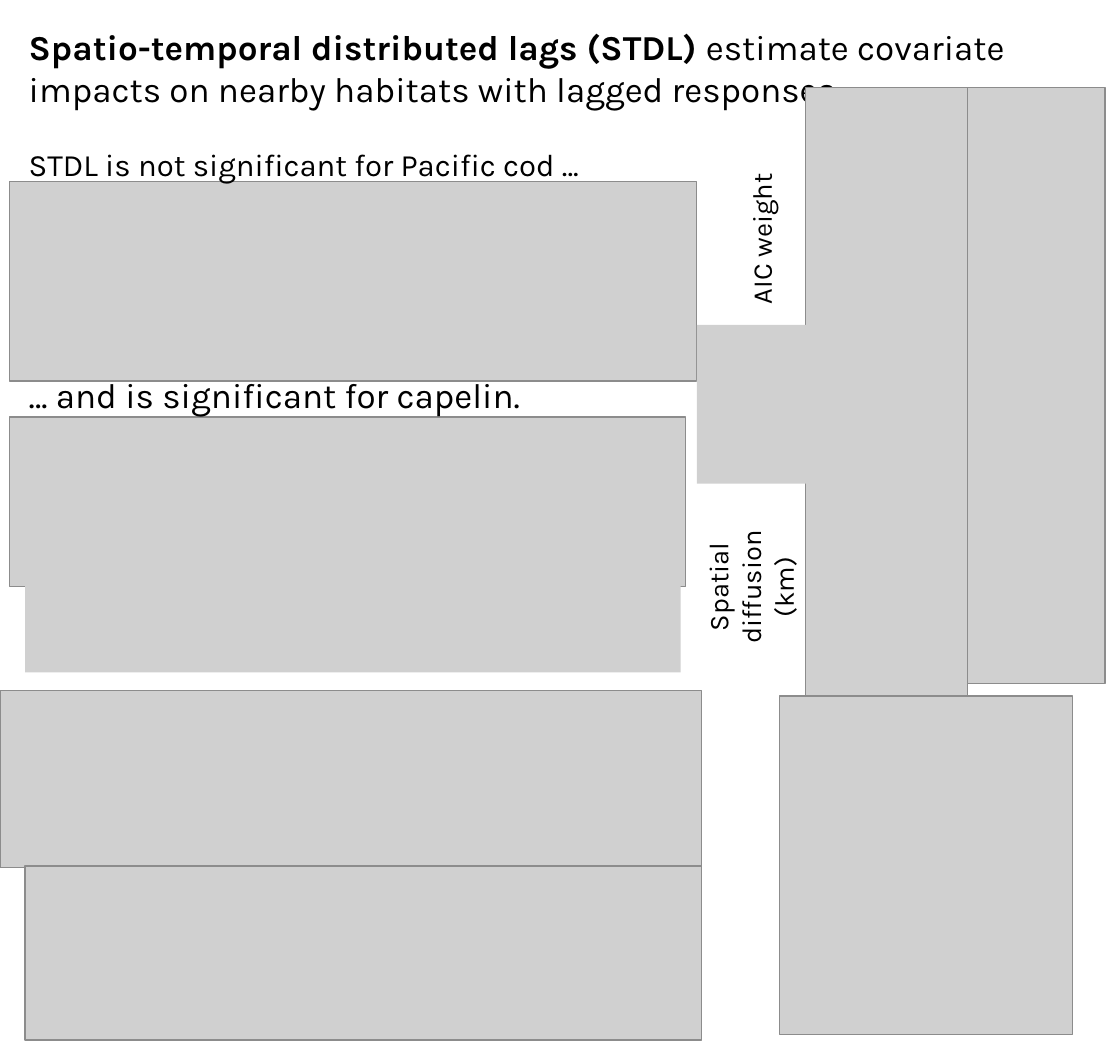
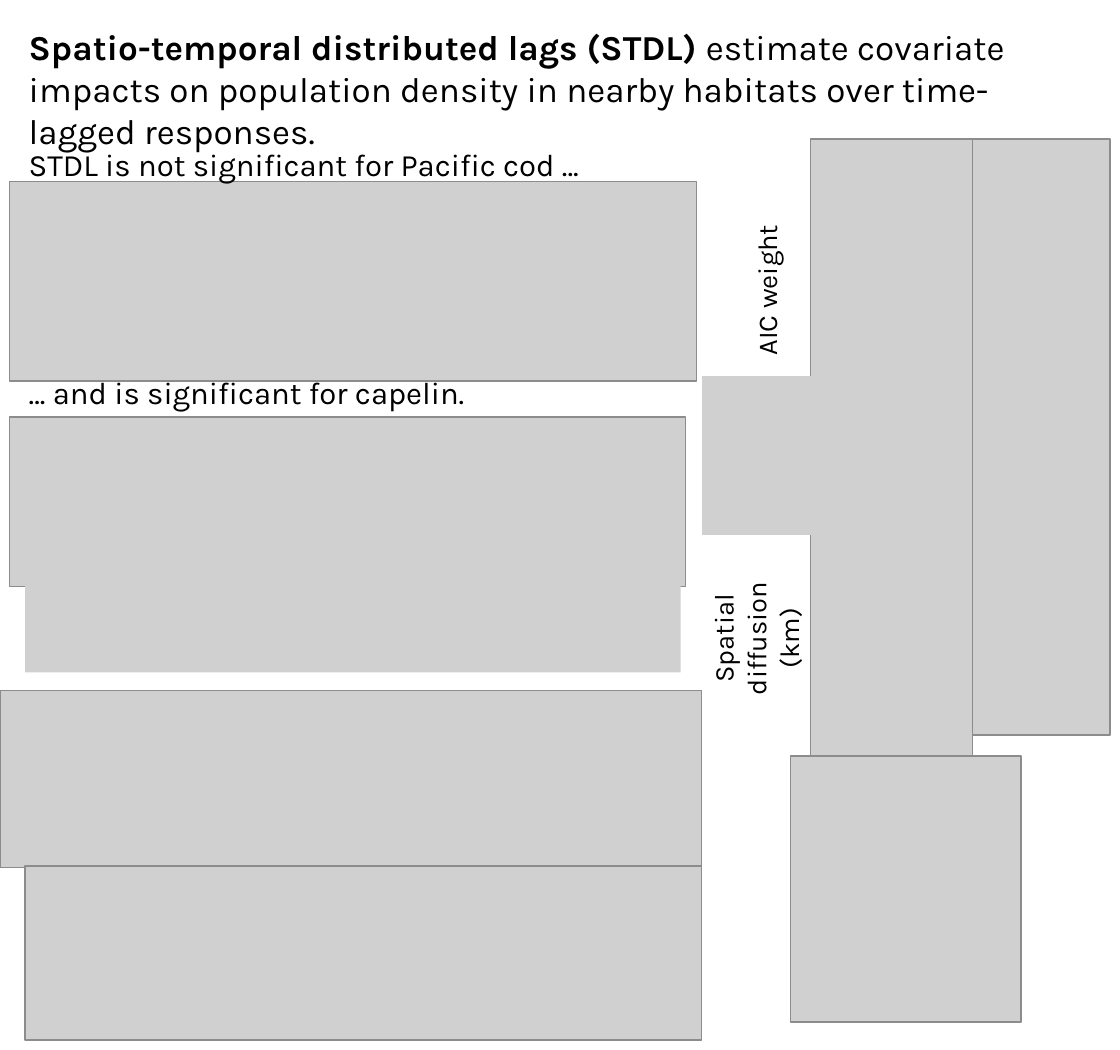
Before and after one commit to James-Thorson-NOAA/spacetime-lag, a slide deck: slide 1 of figs/Graphical_abstract.pptx. Drawn at 1120x1050 pixels with LibreOffice and Linux fonts; fonts in the diff are those of the drawing; grey boxes stand for pictures. Boxes give left, top, right and bottom in pixels: in the first picture for what was removed or moved away, otherwise in the second. Text is boxed around its words. In the diff, an @@ line names an element or a change of style, - is before the commit and + after.

```diff
--- a/figs/Graphical_abstract.pptx
+++ b/figs/Graphical_abstract.pptx
@@ text at box(29, 33, 1004, 153): text changed @@
-Spatio-temporal distributed lags (STDL) estimate covariate impacts on nearby habitats with lagged responses.
+Spatio-temporal distributed lags (STDL) estimate covariate impacts on population density in nearby habitats over time-lagged responses.
@@ 3 pictures, 2 texts: place and size @@
-3 pictures, 2 texts at box(697, 87, 1105, 717)
+3 pictures, 2 texts at box(701, 139, 1110, 769)
@@ text "… and is significant for ..." at box(53, 377, 464, 412): size 18 to 16 pt @@
@@ picture: place and size @@
-picture at box(780, 696, 1072, 1035)
+picture at box(790, 756, 1021, 1022)
```
Also in this commit, not shown: 4 other files.
